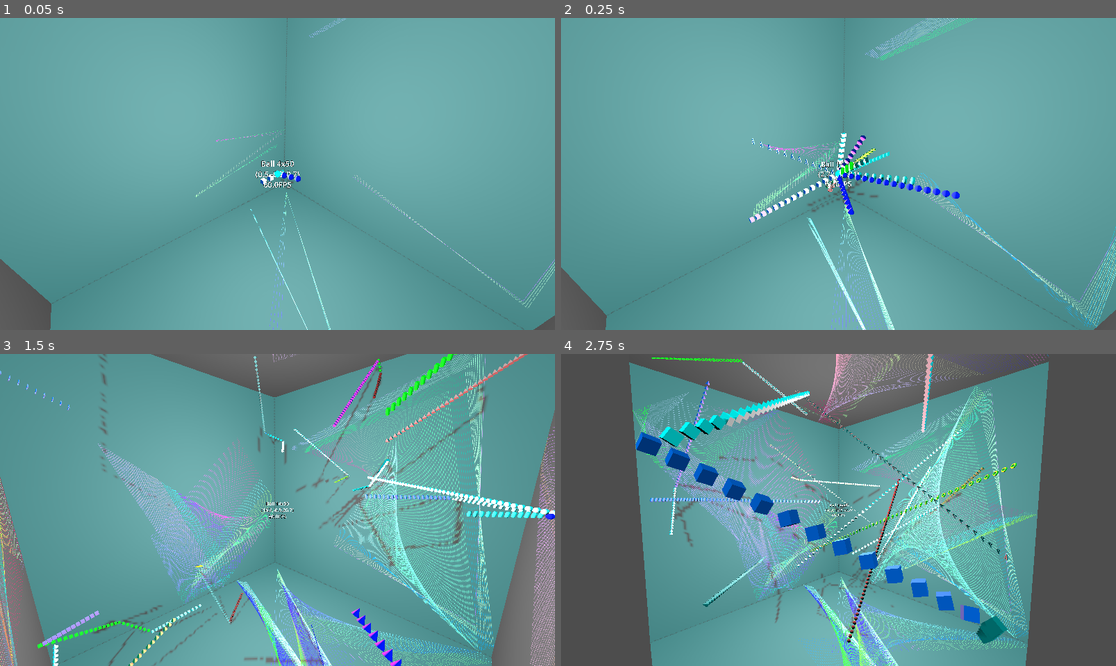
Above: before the commit, frames 1-4 (two rows, left to right).
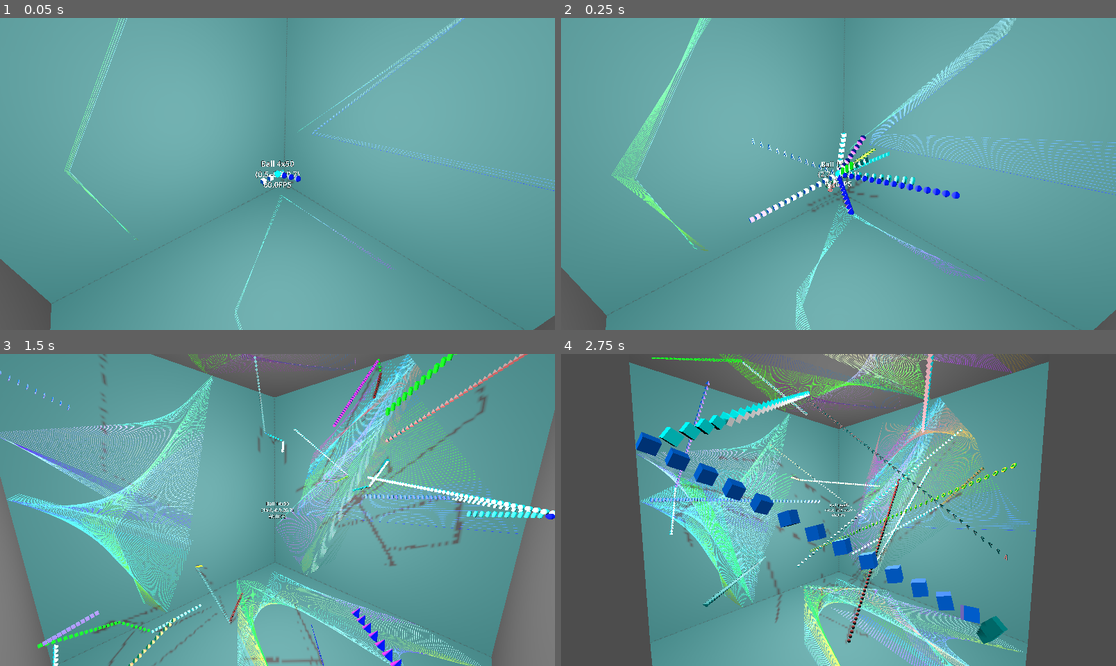
Above: after the commit, the same moments.

Repository: kasworld/gd4game3d
Game: Godot game, scene res://main.tscn
Same seed, same stepped clock (60 frames per second), same inputs: the game is played once before the commit and once after it.
Inputs:
- Up to frame 1 (0.05 s): no input
- Up to frame 2 (0.25 s): no input
- Up to frame 3 (1.5 s): no input
- Up to frame 4 (2.75 s): no input

The runs differ from the first frame. In frame 1, 1.2% of the frame differs, in the area x 11-100%, y 0-100%; in frame 2, 4.6%; in frame 3, 19%, in the area x 0-100%, y 0-100%; in frame 4, 19%.

Commit message:
update MoveLine2D

Diff:
--- a/main.gd
+++ b/main.gd
@@ -40,8 +40,8 @@
 	mesh.orientation = face
 	mesh.flip_faces = flip
 	var size_pixel = Vector2i(2048,2048)
-	var l2d = line2d_scene.instantiate()
-	l2d.init(300,4,size_pixel)
+	var l2d = line2d_scene.instantiate().init_with_random(300, 4, 1, size_pixel)
+	l2d.start()
 	var sv = SubViewport.new()
 	sv.size = size_pixel
 	sv.render_target_update_mode = SubViewport.UPDATE_ALWAYS
--- a/move_line2d/move_line_2d.gd
+++ b/move_line2d/move_line_2d.gd
@@ -1,57 +1,87 @@
 extends Node2D
 
+class_name MoveLine2D
+
+var rng :RandomNumberGenerator
 var draw_area_size :Vector2
-
 var line_cursor :int
-var line_width = 1
-
+var line_width :float
 var point_count :int
+var line_count :int
 var color_list :PackedColorArray
 var velocity_list :PackedVector2Array
-var auto_move :float
+var init_point_list :PackedVector2Array
+var move_speed :float
+var auto_move :bool
 
-func init(ln_count :int, pt_count :int, dsize :Vector2, amove :float = 1.0/60.0 ):
+func init_with_random(ln_count :int, pt_count :int, w:float, dsize :Vector2, amovespd :float = 1.0/60.0 ) -> MoveLine2D:
+	rng = RandomNumberGenerator.new()
 	point_count = pt_count
+	line_width = w
+	line_count = ln_count
 	draw_area_size = dsize
-	auto_move = amove
-
+	move_speed = amovespd
 	velocity_list = make_vel_list(point_count, draw_area_size)
 	color_list = make_color_list(point_count)
-	var point_list = make_point_list(point_count, draw_area_size)
-	for i in ln_count:
+	init_point_list = make_point_list(point_count, draw_area_size)
+	for i in line_count:
 		var ln = Line2D.new()
-		ln.points = point_list
+		ln.points = init_point_list
 		ln.gradient = Gradient.new()
 		ln.gradient.colors = color_list
 		ln.width = line_width
 		$LineContainer.add_child(ln)
+	return self
 
-func _process(delta: float) -> void:
-	if auto_move != 0.0:
-		move(auto_move)
+func init_with_copy(other :MoveLine2D) -> MoveLine2D:
+	rng = RandomNumberGenerator.new()
+	rng.seed = other.rng.seed
+	point_count = other.point_count
+	line_width = other.line_width
+	line_count = other.line_count
+	draw_area_size = other.draw_area_size
+	move_speed = other.move_speed
+	velocity_list = other.velocity_list.duplicate()
+	color_list = other.color_list.duplicate()
+	init_point_list = other.init_point_list.duplicate()
+	for i in line_count:
+		var ln = Line2D.new()
+		ln.points = init_point_list
+		ln.gradient = Gradient.new()
+		ln.gradient.colors = color_list
+		ln.width = line_width
+		$LineContainer.add_child(ln)
+	return self
 
-func move(delta :float)->void:
+func start() -> void:
+	auto_move = true
+
+func stop() -> void:
+	auto_move = false
+
+func _process(_delta: float) -> void:
+	if auto_move:
+		move_1_step()
+
+func move_1_step()->void:
 	var old_line_points = $LineContainer.get_child(line_cursor).points.duplicate()
 	line_cursor +=1
 	line_cursor %= $LineContainer.get_child_count()
 	$LineContainer.get_child(line_cursor).points = old_line_points
-	move_line(delta, $LineContainer.get_child(line_cursor))
+	move_line(move_speed, $LineContainer.get_child(line_cursor))
 
 func move_line(delta: float, ln :Line2D) -> void:
 	var bounced = false
+	var rt = Rect2(Vector2.ZERO, draw_area_size)
 	for i in velocity_list.size():
 		ln.points[i] += velocity_list[i] *delta
-		var bn = bounce(ln.points[i],velocity_list[i],draw_area_size,ln.width/2)
-		ln.points[i] = bn.position
-		velocity_list[i] = bn.velocity
-
+		var bn = bounce2d(rt,ln.points[i],ln.width/2)
+		ln.points[i] = bn.pos
 		# change vel on bounce
-		if bn.xbounce != 0 :
-			velocity_list[i].x = -random_positive(draw_area_size.x/2)*bn.xbounce
-			bounced = true
-		if bn.ybounce != 0 :
-			velocity_list[i].y = -random_positive(draw_area_size.y/2)*bn.ybounce
-			bounced = true
+		for j in 2:
+			if bn.bounced[j] != 0 :
+				velocity_list[i][j] = -random_positive(draw_area_size[j]/2)*bn.bounced[j]
+				bounced = true
 	if bounced :
 		color_list = make_color_list(point_count)
 
@@ -59,30 +89,18 @@
 
 # util functions
 
-func bounce(pos :Vector2,vel :Vector2, bound :Vector2, radius :float)->Dictionary:
-	var xbounce = 0
-	var ybounce = 0
-	if pos.x <  radius :
-		pos.x =  radius
-		vel.x = abs(vel.x)
-		xbounce = -1
-	elif pos.x > bound.x - radius:
-		pos.x = bound.x - radius
-		vel.x = -abs(vel.x)
-		xbounce = 1
-	if pos.y < radius :
-		pos.y = radius
-		vel.y = abs(vel.y)
-		ybounce = -1
-	elif pos.y > bound.y - radius:
-		pos.y = bound.y - radius
-		vel.y = -abs(vel.y)
-		ybounce = 1
+func bounce2d(rt :Rect2, pos :Vector2, radius :float)->Dictionary:
+	var bounced = Vector3i.ZERO
+	for i in 2:
+		if pos[i] < rt.position[i] + radius :
+			pos[i] = rt.position[i] + radius
+			bounced[i] = -1
+		elif pos[i] > rt.end[i] - radius:
+			pos[i] = rt.end[i] - radius
+			bounced[i] = 1
 	return {
-		position = pos,
-		velocity = vel,
-		xbounce = xbounce,
-		ybounce = ybounce,
+		bounced = bounced,
+		pos = pos,
 	}
 
 func make_point_list(count :int, rt :Vector2)->PackedVector2Array:
@@ -92,7 +110,7 @@
 	return rtn
 
 func random_pos_vector2d(rt :Vector2)->Vector2:
-	return Vector2( randf_range(0,rt.x), randf_range(0,rt.y) )
+	return Vector2( rng.randf_range(0,rt.x), rng.randf_range(0,rt.y) )
 
 func make_vel_list(count :int, rt :Vector2)->PackedVector2Array:
 	var rtn = []
@@ -105,7 +123,7 @@
 
 func random_no_zero(w :float)->float:
 	var v = random_positive(w/2)
-	match randi_range(1,2):
+	match rng.randi_range(1,2):
 		1:
 			pass
 		2:
@@ -113,7 +131,7 @@
 	return v
 
 func random_positive(w :float)->float:
-	return randf_range(w/10,w)
+	return rng.randf_range(w/10,w)
 
 func make_color_list(count :int)->PackedColorArray:
 	var rtn = []
@@ -122,4 +140,4 @@
 	return rtn
 
 func random_color()->Color:
-	return Color(randf(),randf(),randf())
+	return Color(rng.randf(),rng.randf(),rng.randf())
Not shown, changed: move_line2d/move_line_2d.gd.uid
Not shown: 1 places in move_line2d/move_line_2d.tscn that only renumber resources
